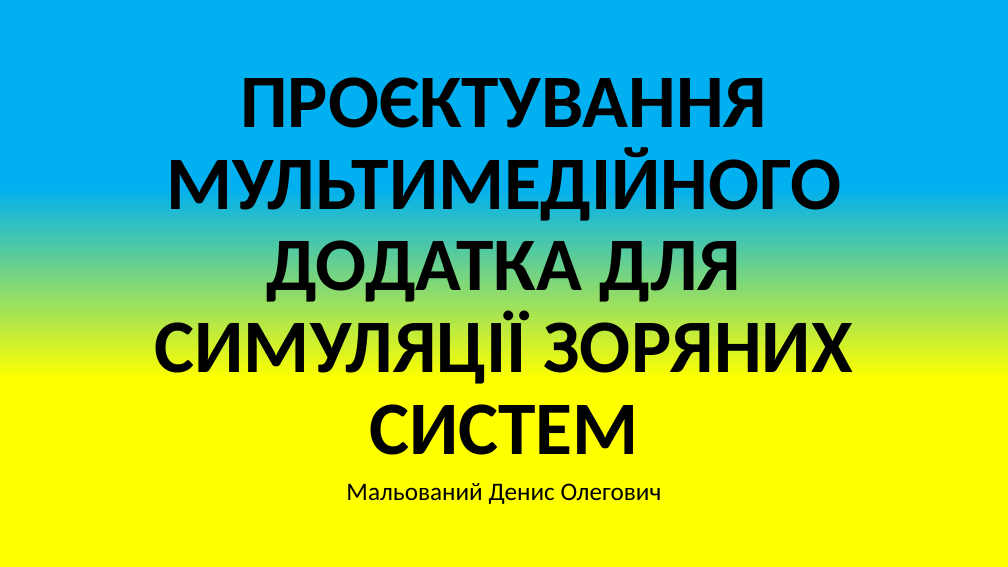
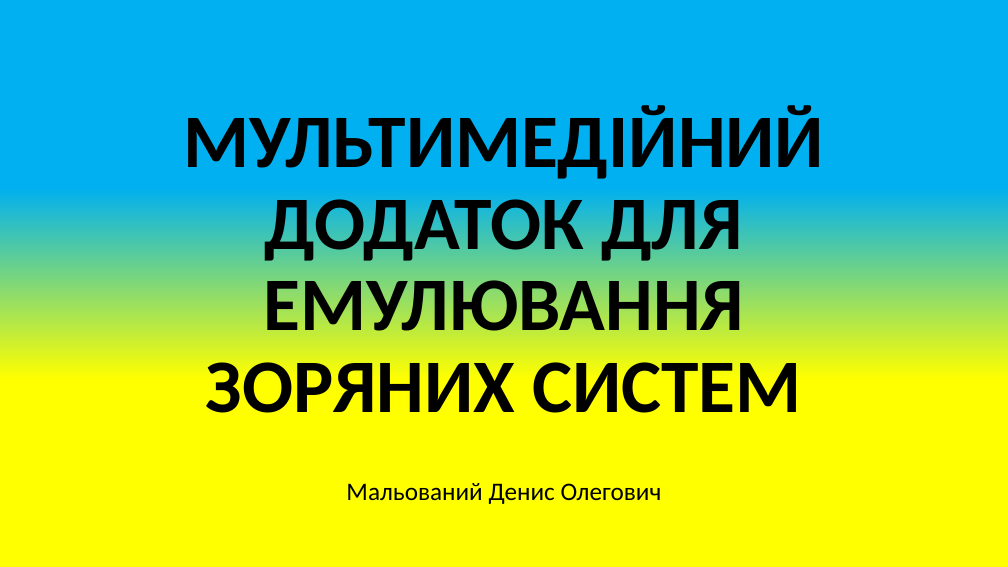
Before and after one commit to maldenol/spacepioneers, a slide deck: slide 1 of МАНУ2020.pptx. Drawn at 1008x567 pixels with LibreOffice and Linux fonts; fonts in the diff are those of the drawing. Boxes give left, top, right and bottom in pixels: in the first picture for what was removed or moved away, otherwise in the second. Text is boxed around its words. In the diff, an @@ line names an element or a change of style, - is before the commit and + after.

```diff
--- a/МАНУ2020.pptx
+++ b/МАНУ2020.pptx
@@ title "МУЛЬТИМЕДІЙНИЙ ДОДАТОК ДЛЯ ЕМУЛЮВАННЯ ЗОРЯНИХ ..." at <box>183,105,824,413</box>: vertical alignment bottom to middle @@
@@ title at <box>183,105,824,413</box>: text changed @@
-ПРОЄКТУВАННЯ МУЛЬТИМЕДІЙНОГО ДОДАТКА ДЛЯ СИМУЛЯЦІЇ ЗОРЯНИХ СИСТЕМ
+МУЛЬТИМЕДІЙНИЙ ДОДАТОК ДЛЯ ЕМУЛЮВАННЯ ЗОРЯНИХ СИСТЕМ
```
Also in this commit, not shown: 10 other slides changed, 2 slides added, 1 slide removed, 1 other file.
